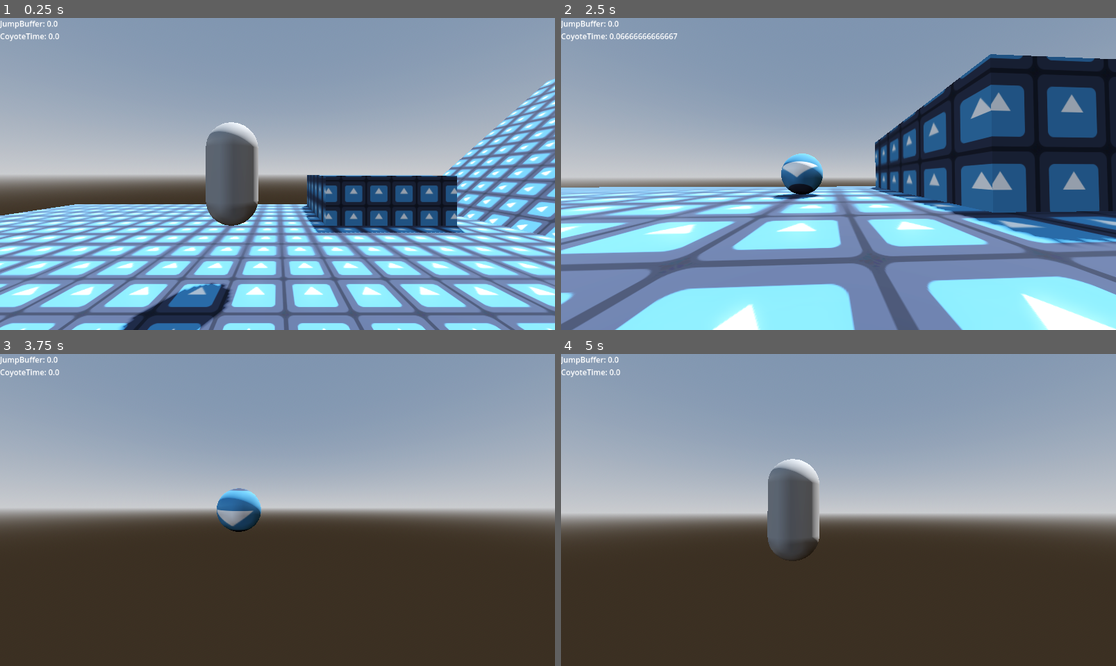
Above: before the commit, frames 1-4 (two rows, left to right).
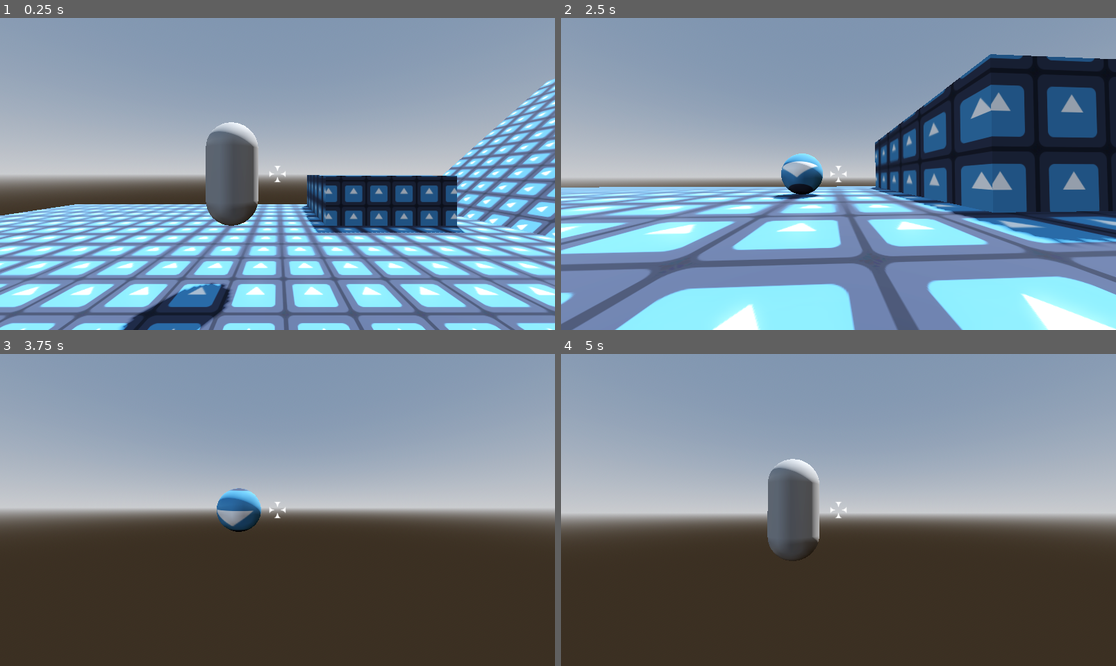
Above: after the commit, the same moments.

Repository: pochoco24/armadillos_with_guns
Game: Godot game, scene res://main.tscn
Same seed, same stepped clock (60 frames per second), same inputs: the game is played once before the commit and once after it. The engine's default icon, where the game draws it, is replaced by a stand-in: a white triangle on a blue panel in a dark square.
Inputs (mouse positions are in pixels of both pictures, inside the frame that each line leads up to):
- Up to frame 1 (0.25 s): no input
- Up to frame 2 (2.5 s): move the mouse to (866, 174) at 0.52 s; hold Shift (ball_mode) 0.53-1.28 s; hold W (up) from 0.53 s (still down); tap Space (jump) at 0.77, 1.52 s; move the mouse to (810, 174) at 1.27 s; click (810, 174) at 1.35 s; move the mouse to (849, 167) at 2.02 s; hold Shift (ball_mode) from 2.03 s (still down)
- Up to frame 3 (3.75 s): keep holding W (up); move the mouse to (271, 516) at 2.77 s; release Shift (ball_mode) at 2.78 s; click (271, 516) at 2.85 s; tap Space (jump) at 3.02 s; move the mouse to (316, 513) at 3.52 s; hold Shift (ball_mode) from 3.53 s (still down)
- Up to frame 4 (5 s): keep holding W (up); tap Space (jump) at 3.77, 4.52 s; move the mouse to (794, 506) at 4.27 s; release Shift (ball_mode) at 4.28 s; click (794, 506) at 4.35 s

The runs differ from the first frame. In frame 1, 0.2% of the frame differs, in the area x 0-52%, y 0-53%; in frame 2, 0.4%; in frame 3, 0.2%; in frame 4, 0.2%.

Commit message:
added crosshair, removed debug ui

Diff:
--- a/main.tscn
+++ b/main.tscn
@@ -13,7 +13,7 @@
 [ext_resource type="Script" uid="uid://cv21ku1excwup" path="res://player/states/ball/rolling.gd" id="9_2cqfq"]
 [ext_resource type="Script" uid="uid://cl8gt4lexd38m" path="res://player/states/ball/jumping.gd" id="10_yaehf"]
 [ext_resource type="Script" uid="uid://bwfal6x03yuyj" path="res://player/states/ball/falling.gd" id="11_074og"]
-[ext_resource type="Script" uid="uid://di2cld85wx5pl" path="res://utlilities/debug_ui.gd" id="13_ycdy4"]
+[ext_resource type="Texture2D" uid="uid://cad4qgl6l7656" path="res://images/crosshair.png" id="14_vivmo"]
 
 [sub_resource type="ProceduralSkyMaterial" id="ProceduralSkyMaterial_1bvp3"]
 sky_horizon_color = Color(0.662243, 0.671743, 0.686743, 1)
@@ -208,14 +208,25 @@
 wait_time = 0.5
 one_shot = true
 
-[node name="DebugUI" type="Control" parent="."]
+[node name="UI" type="Control" parent="."]
 layout_mode = 3
-anchors_preset = 0
-offset_right = 40.0
-offset_bottom = 40.0
-script = ExtResource("13_ycdy4")
-
-[node name="Label" type="Label" parent="DebugUI"]
-layout_mode = 0
-offset_right = 40.0
-offset_bottom = 23.0
+anchors_preset = 15
+anchor_right = 1.0
+anchor_bottom = 1.0
+grow_horizontal = 2
+grow_vertical = 2
+
+[node name="Crosshair" type="TextureRect" parent="UI"]
+layout_mode = 1
+anchors_preset = 8
+anchor_left = 0.5
+anchor_top = 0.5
+anchor_right = 0.5
+anchor_bottom = 0.5
+offset_left = -20.0
+offset_top = -20.0
+offset_right = 20.0
+offset_bottom = 20.0
+grow_horizontal = 2
+grow_vertical = 2
+texture = ExtResource("14_vivmo")
--- a/project.godot
+++ b/project.godot
@@ -18,6 +18,7 @@
 [file_customization]
 
 folder_colors={
+"res://images/": "yellow",
 "res://player/": "red",
 "res://utlilities/": "green"
 }
--- a/utlilities/debug_ui.gd
+++ /dev/null
@@ -1,9 +0,0 @@
-extends Control
-
-@onready var label: Label = $Label
-
-
-func _process(delta: float) -> void:
-	label.text = ""
-	label.text += "JumpBuffer: %s \n" % $"../Player/JumpBuffer".time_left
-	label.text += "CoyoteTime: %s" % $"../Player/CoyoteTime".time_left
Binary file added: images/crosshair.png
Not shown, added: images/crosshair.png.import
Not shown, removed: utlilities/debug_ui.gd.uid
Not shown, added: images/crossair.png~
